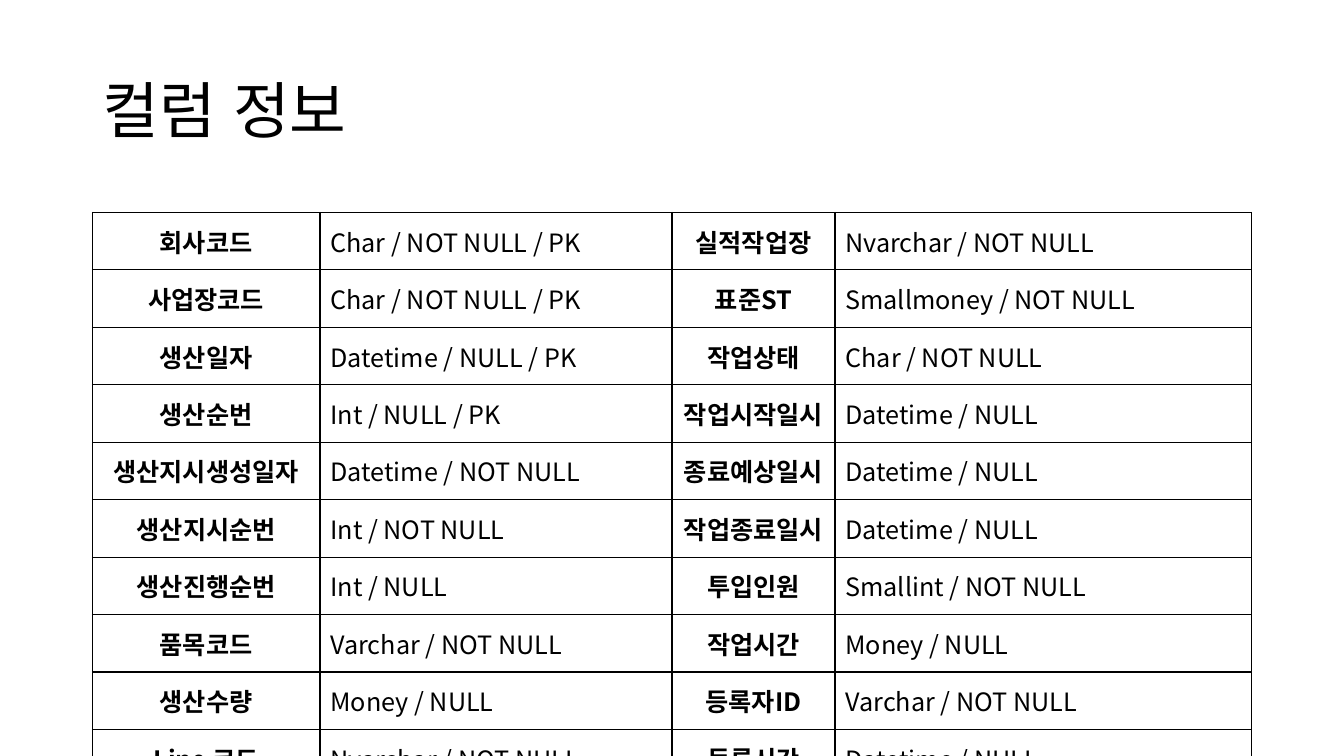
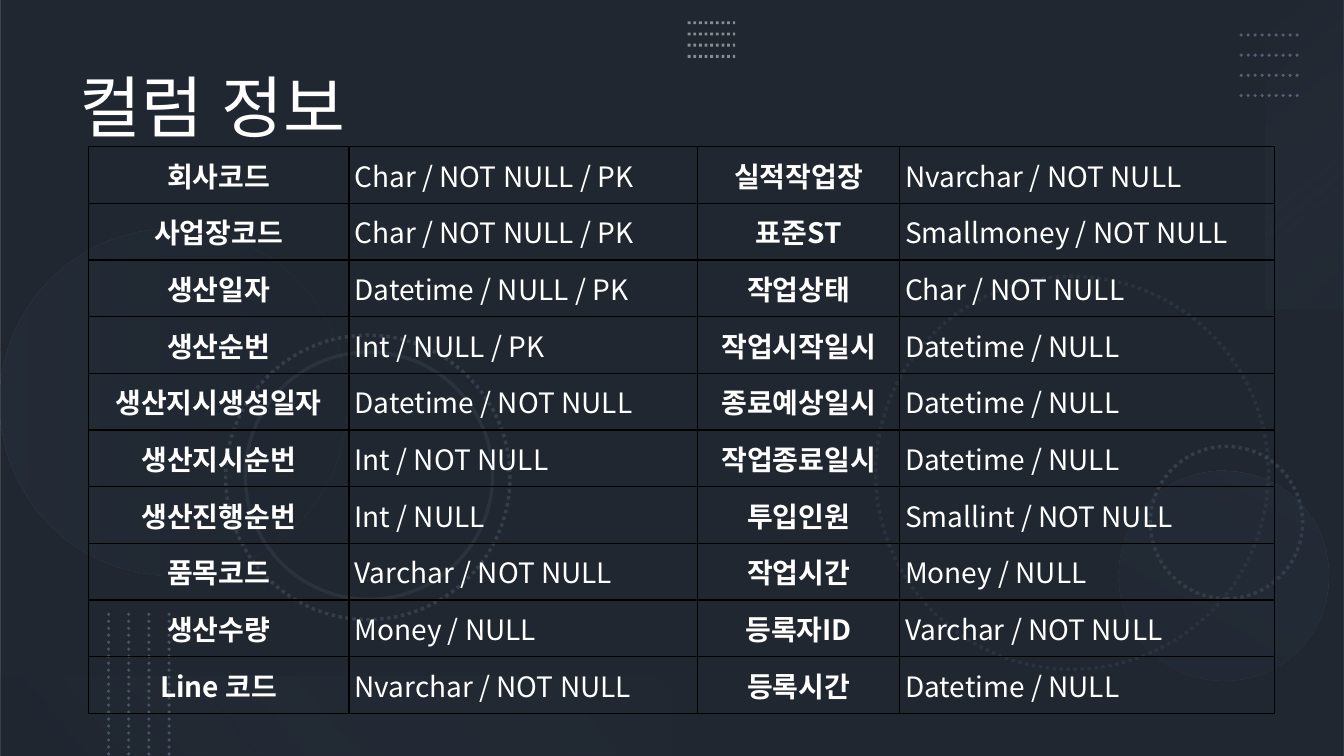
Before and after one commit to jun4879/cbnu_21_1_IndustrialAI, a slide deck: slide 4 of RegressionMiniProject/현업 데이터를 활용 회귀 미니 프로젝트_김준태.pptx. Drawn at 1344x756 pixels with LibreOffice and Linux fonts; fonts in the diff are those of the drawing. Boxes give left, top, right and bottom in pixels: in the first picture for what was removed or moved away, otherwise in the second. Text is boxed around its words. In the diff, an @@ line names an element or a change of style, - is before the commit and + after.

```diff
--- a/RegressionMiniProject/현업 데이터를 활용 회귀 미니 프로젝트_김준태.pptx
+++ b/RegressionMiniProject/현업 데이터를 활용 회귀 미니 프로젝트_김준태.pptx
@@ rectangle added at <box>0,0,1344,756</box>, fill #44546A @@
@@ rectangle added at <box>0,0,1344,756</box>, fill #000000 at 53% opacity @@
@@ group added at <box>688,23,735,56</box>: 4 lines @@
@@ rectangle added at <box>1266,0,1344,309</box>, fill gradient #ADB9CA to #333F50 @@
@@ title "컬럼 정보": place and size @@
-title "컬럼 정보" at <box>102,82,346,138</box>
+title "컬럼 정보" at <box>79,76,346,149</box>
@@ title "컬럼 정보" at <box>79,76,346,149</box>: size 44 to 48 pt, text colour #000000 to #FFFFFF; vertical alignment middle to top @@
@@ group added at <box>1241,35,1302,96</box>: 4 lines @@
@@ group added at <box>1241,35,1302,96</box>: 4 lines @@
@@ table at <box>89,147,1275,714</box> @@
@@ size 18 to 20 pt, text colour #000000 to #FFFFFF @@
@@ table: place and size @@
-table at <box>93,213,1252,725</box>
+table at <box>89,147,1275,714</box>
@@ group added at <box>0,229,1344,719</box>: 6 ellipses @@
@@ group added at <box>109,614,169,756</box>: 4 lines @@
@@ rectangle added at <box>0,678,673,756</box>, fill gradient #222A35 to #8497B0 @@
```
Also in this commit, not shown: 4 other slides changed.
